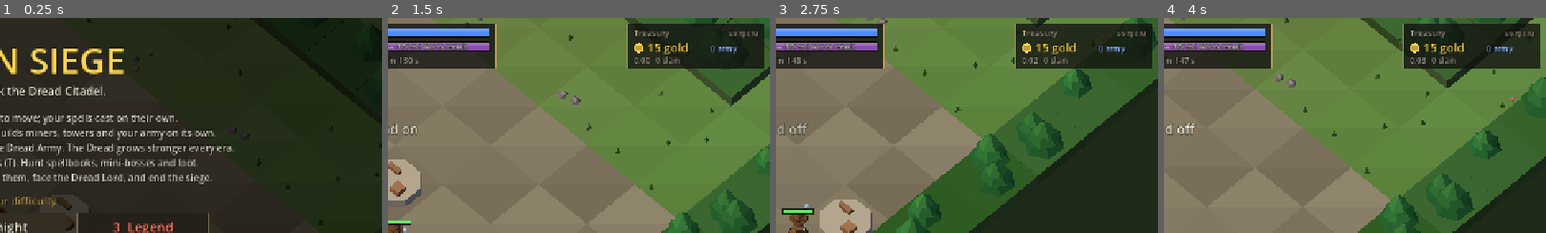
Above: before the commit, frames 1-4 (left to right).
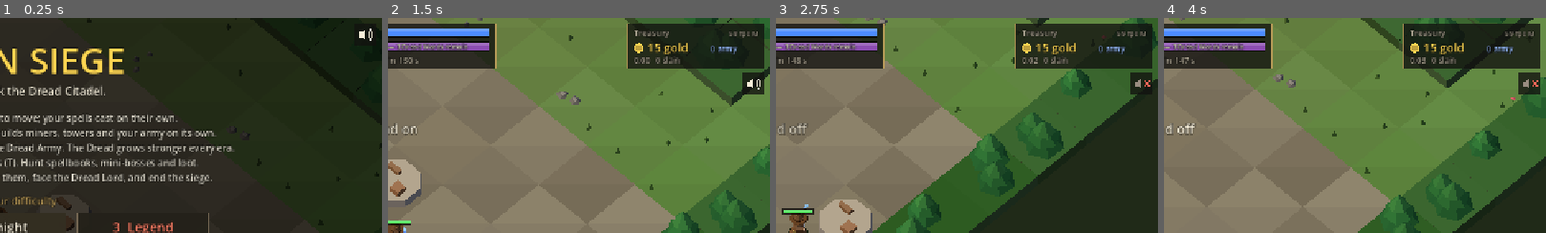
Above: after the commit, the same moments.

Repository: Kmad666/avalon-siege
Game: Godot game, scene res://scenes/main.tscn
Same seed, same stepped clock (60 frames per second), same inputs: the game is played once before the commit and once after it.
Inputs (mouse positions are % of the whole screen's width and height, from its top left):
- Up to frame 1 (0.25 s): no input
- Up to frame 2 (1.5 s): tap Enter at 0.5 s; move the mouse to (72, 45) at 0.52 s; hold D (move_right) 0.53-1.28 s; tap N at 0.6, 1.35 s; click (72, 45) at 0.67 s; tap Space at 0.77 s; move the mouse to (30, 55) at 1.27 s; hold S (move_down) from 1.28 s (still down); click (30, 55) at 1.42 s
- Up to frame 3 (2.75 s): tap Space at 1.52 s; move the mouse to (60, 28) at 2.02 s; release S (move_down) at 2.03 s; hold D (move_right) from 2.03 s (still down); tap 1 at 2.1 s; click (60, 28) at 2.17 s; tap N at 2.3 s
- Up to frame 4 (4 s): move the mouse to (45, 70) at 2.77 s; release D (move_right) at 2.78 s; hold W (move_up) 2.78-3.53 s; tap 3 at 2.85 s; click (45, 70) at 2.92 s; tap Space at 3.02, 3.77 s; tap N at 3.05, 3.8 s; move the mouse to (80, 65) at 3.52 s; hold A (move_left) from 3.53 s (still down); tap 9 at 3.6 s; click (80, 65) at 3.67 s
The pictures show only the part of the screen within x 50-100%, y 0-50%; the shares and areas given below are measured in that part.

The runs differ from the first frame. In frame 1, less than 0.1% of the frame differs, in the area x 94-98%, y 4-11%; in frame 2, 0.4%; in frame 3, 0.5%; in frame 4, 0.6%, in the area x 92-99%, y 25-36%.

Commit message:
Add clickable mute button
Speaker icon under the treasury panel (and on the title screen) toggles all
sound; mute now silences the whole audio bus and stays on across restarts.

Co-Authored-By: Claude Opus 5.5 <noreply@anthropic.com>
Claude-Session: https://claude.ai/code/session_01KidadRycBef9vnX6TmkFiq

Diff:
--- a/scripts/hud.gd
+++ b/scripts/hud.gd
@@ -25,6 +25,7 @@
 var _bag_rects: Array[Rect2] = []
 var _gear_rects := {}             # slot -> Rect2
 var _travel_rects: Array[Rect2] = []
+var _mute_rect := Rect2()
 var _map_t := 0.0
 var loot_log: Array = []          # [text, color, t]
 
@@ -53,6 +54,9 @@
 
 ## Returns true if the click hit the interface.
 func click(p: Vector2, right := false) -> bool:
+	if _mute_rect.has_point(p):
+		game.toggle_mute()
+		return true
 	if game.state == "title":
 		for i in _diff_rects.size():
 			if _diff_rects[i].has_point(p):
@@ -137,12 +141,14 @@
 	_draw_world_text()
 	if game.state == "title":
 		_draw_title(vs)
+		_draw_mute(vs, 10.0)
 		return
 	_draw_top_left()
 	_draw_top_center(vs)
 	_draw_top_right(vs)
 	_draw_upgrades(vs)
 	_draw_minimap(vs)
+	_draw_mute(vs, 92.0)
 	if msg_t > 0.0 and (game.state == "play" or game.state == "paused" or (game.state == "won" and game.end_t < 1.5)):
 		var a := clampf(msg_t, 0.0, 1.0)
 		var c := msg_col
@@ -346,6 +352,25 @@
 			draw_rect(Rect2(r.position + Vector2(5 + k * 8, 17), Vector2(6, 3)), GOLD if k < lv else Color(0.3, 0.28, 0.25))
 		if r.has_point(mp):
 			_str(Vector2(x0, y0 - 28), "%s — %s" % [u.name, u.desc], 13, TEXT)
+
+
+## Clickable speaker icon (top right, under the treasury panel).
+func _draw_mute(vs: Vector2, y: float) -> void:
+	var r := Rect2(vs.x - 46, y, 36, 36)
+	_mute_rect = r
+	var hover := r.has_point(get_viewport().get_mouse_position())
+	draw_rect(r, Color(0.12, 0.11, 0.09, 0.9) if hover else PANEL)
+	draw_rect(r, EDGE, false, 1.5)
+	var c := r.position + Vector2(10, 18)
+	var col := TEXT if not Sfx.muted else Color(0.6, 0.55, 0.5)
+	draw_rect(Rect2(c + Vector2(-3, -4), Vector2(5, 8)), col)
+	draw_colored_polygon(PackedVector2Array([c + Vector2(2, -4), c + Vector2(9, -10), c + Vector2(9, 10), c + Vector2(2, 4)]), col)
+	if Sfx.muted:
+		draw_line(c + Vector2(13, -5), c + Vector2(22, 5), Color(1, 0.4, 0.35), 2.5)
+		draw_line(c + Vector2(22, -5), c + Vector2(13, 5), Color(1, 0.4, 0.35), 2.5)
+	else:
+		draw_arc(c + Vector2(9, 0), 6, -0.9, 0.9, 8, col, 2.0)
+		draw_arc(c + Vector2(9, 0), 11, -0.9, 0.9, 10, col, 2.0)
 
 
 func _draw_minimap(vs: Vector2) -> void:
--- a/scripts/main.gd
+++ b/scripts/main.gd
@@ -946,8 +946,7 @@
 				if state == "play":
 					hero.drink_potion()
 			KEY_N:
-				sfx.muted = not sfx.muted
-				hud.message("Sound off" if sfx.muted else "Sound on", 1.2)
+				toggle_mute()
 			KEY_M:
 				hud.big_map = not hud.big_map
 			KEY_T:
@@ -984,6 +983,11 @@
 func choose_difficulty(i: int) -> void:
 	set_difficulty(i)
 	start()
+
+
+func toggle_mute() -> void:
+	sfx.toggle()
+	hud.message("Sound off" if Sfx.muted else "Sound on", 1.2)
 
 
 func _mouse_ground() -> Vector3:
--- a/scripts/sfx.gd
+++ b/scripts/sfx.gd
@@ -8,7 +8,12 @@
 var streams := {}
 var players: Array[AudioStreamPlayer] = []
 var last := {}
-var muted := false
+static var muted := false
+
+
+func toggle() -> void:
+	muted = not muted
+	AudioServer.set_bus_mute(0, muted)
 var _next := 0
 var _rng := RandomNumberGenerator.new()
 
Not shown, changed: README.md
